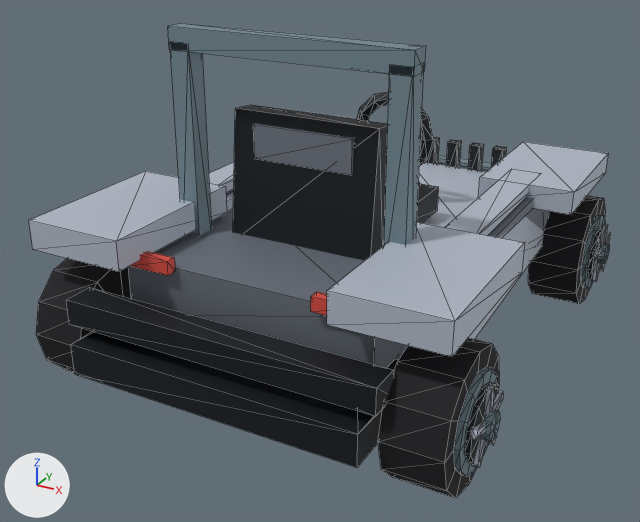
A saved change to the glTF model DLC/IronSky/assets/kart/iron-sky/renate-ironsky/kart.glb.
Rendered twice from a camera (50 mm lens) standing at (1.91, -3.85, 2.29) and looking at (-0.11, -0.18, 0.45). The axes (+X, +Y, +Z) are drawn at lower left. The lights are the same throughout. The first picture is the older version. Mesh edges are drawn as thin lines. Where no turn or scale is listed for an object, it has been applied to the vertices. Vertices at exactly the same position are counted once.

In view in the first picture: 'chassis', 'wheel-front-right', 'wheel-rear-left', 'wheel-rear-right'.
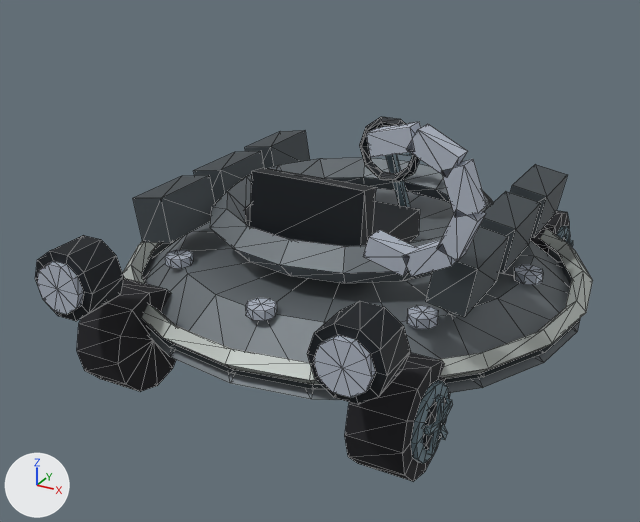
Patch to the scene script:
```diff
--- a/DLC/IronSky/assets/kart/iron-sky/renate-ironsky/kart.glb.py
+++ b/DLC/IronSky/assets/kart/iron-sky/renate-ironsky/kart.glb.py
@@ me_wheel_rear_left @@
-me_wheel_rear_left.from_pydata(...)  # 132 vertices, 228 faces; spans x -0.22..0.135, y -0.31..0.31, z -0.31..0.31
+me_wheel_rear_left.from_pydata(...)  # 113 vertices, 196 faces; spans x -0.182..0.125, y -0.25..0.25, z -0.25..0.25
+# me_wheel_rear_left part 1: the loose piece of 26 vertices spanning x -0.135..0.135, y -0.31..0.31, z -0.31..0.31 is rebuilt with 51 vertices and now spans x -0.149..0.125, y -0.25..0.25, z -0.25..0.25
+# other edits to the shape of me_wheel_rear_left do not show in these pictures
 me_wheel_rear_left.materials.append(mat_wheel_vertex_colours)
@@ me_wheel_front_right @@
-me_wheel_front_right.from_pydata(...)  # 132 vertices, 228 faces; spans x -0.135..0.22, y -0.31..0.31, z -0.31..0.31
+me_wheel_front_right.from_pydata(...)  # 113 vertices, 196 faces; spans x -0.125..0.182, y -0.25..0.25, z -0.25..0.25
+# me_wheel_front_right part 2: a new loose piece, a box spanning x 0.158..0.182, y -0.015..0.015, z 0.0..0.125, in mat_wheel_vertex_colours
+# me_wheel_front_right part 3: the loose piece of 26 vertices spanning x -0.135..0.135, y -0.31..0.31, z -0.31..0.31 is rebuilt with 51 vertices and now spans x -0.125..0.149, y -0.25..0.25, z -0.25..0.25
+# me_wheel_front_right part 4: 106 vertices removed from x 0.133..0.22, y -0.217..0.217, z -0.217..0.217; 32 vertices added at x 0.158..0.182, y -0.124..0.124, z -0.11..0.053
+# other edits to the shape of me_wheel_front_right do not show in these pictures
 me_wheel_front_right.materials.append(mat_wheel_vertex_colours)
@@ me_wheel_rear_right @@
-me_wheel_rear_right.from_pydata(...)  # 132 vertices, 228 faces; spans x -0.135..0.22, y -0.31..0.31, z -0.31..0.31
+me_wheel_rear_right.from_pydata(...)  # 113 vertices, 196 faces; spans x -0.125..0.182, y -0.25..0.25, z -0.25..0.25
+# me_wheel_rear_right part 5: a new loose piece, a 10-sided cylinder along x spanning x 0.14..0.165, y -0.107..0.107, z -0.112..0.113, in mat_wheel_vertex_colours
+# me_wheel_rear_right part 6: a new loose piece, a box spanning x 0.158..0.182, y -0.015..0.015, z 0.0..0.125, in mat_wheel_vertex_colours
+# me_wheel_rear_right part 7: the loose piece of 26 vertices spanning x -0.135..0.135, y -0.31..0.31, z -0.31..0.31 is rebuilt with 51 vertices and now spans x -0.125..0.149, y -0.25..0.25, z -0.25..0.25
+# me_wheel_rear_right part 8: 106 vertices removed from x 0.133..0.22, y -0.217..0.217, z -0.217..0.217; 32 vertices added at x 0.158..0.182, y -0.124..0.124, z -0.11..0.053
 me_wheel_rear_right.materials.append(mat_wheel_vertex_colours)
@@ ob_chassis @@
-ob_chassis = bpy.data.objects.new('chassis', me_chassis)
@@ ob_wheel_rear_left @@
 ob_wheel_rear_left = bpy.data.objects.new('wheel-rear-left', me_wheel_rear_left)
-ob_wheel_rear_left.location = (-0.88, -0.975, 0.31)
+ob_wheel_rear_left.location = (-0.7, -0.98, 0.25)
@@ ob_wheel_front_right @@
 ob_wheel_front_right = bpy.data.objects.new('wheel-front-right', me_wheel_front_right)
-ob_wheel_front_right.location = (0.88, 0.975, 0.31)
+ob_wheel_front_right.location = (0.7, 0.98, 0.25)
@@ ob_wheel_rear_right @@
 ob_wheel_rear_right = bpy.data.objects.new('wheel-rear-right', me_wheel_rear_right)
-ob_wheel_rear_right.location = (0.88, -0.975, 0.31)
+ob_wheel_rear_right.location = (0.7, -0.98, 0.25)
@@ ob_identity_saucer_motif_thrusters @@
+ob_identity_saucer_motif_thrusters = bpy.data.objects.new('identity-saucer-motif-thrusters', me_identity_saucer_motif_thrusters)  # 88 vertices, 160 faces; spans x -0.83..0.83, y -1.44..-1.21, z 0.54..0.84
+ob_identity_saucer_motif_thrusters.location = (0.0, 0.0, 0.0)
@@ ob_identity_saucer_motif_moon @@
+ob_identity_saucer_motif_moon = bpy.data.objects.new('identity-saucer-motif-moon', me_identity_saucer_motif_moon)  # 48 vertices, 72 faces; spans x 0.521..0.972, y -0.985..-0.895, z 0.868..1.452
+ob_identity_saucer_motif_moon.location = (0.0, 0.0, 0.0)
@@ ob_identity_saucer_motif_armor @@
+ob_identity_saucer_motif_armor = bpy.data.objects.new('identity-saucer-motif-armor', me_identity_saucer_motif_armor)  # 48 vertices, 72 faces; spans x -0.89..0.89, y -0.68..0.72, z 0.59..0.85
+ob_identity_saucer_motif_armor.location = (0.0, 0.0, 0.0)
@@ ob_identity_saucer_driver_cockpit @@
+ob_identity_saucer_driver_cockpit = bpy.data.objects.new('identity-saucer-driver-cockpit', me_identity_saucer_driver_cockpit)  # 80 vertices, 140 faces; spans x -0.3..0.3, y -0.557..0.679, z 0.459..1.086
+ob_identity_saucer_driver_cockpit.location = (0.0, 0.0, 0.0)
@@ ob_identity_saucer_saucer_double_rim @@
+ob_identity_saucer_saucer_double_rim = bpy.data.objects.new('identity-saucer-saucer-double-rim', me_identity_saucer_saucer_double_rim)  # 388 vertices, 704 faces; spans x -1.21..1.21, y -1.21..1.21, z 0.22..0.77
+ob_identity_saucer_saucer_double_rim.location = (0.0, 0.0, 0.0)
```

Changed parts and their boxes [x1, y1, x2, y2] in the pictures (640 x 522 px):
'chassis', deleted: before [29, 23, 608, 467]
'identity-saucer-saucer-double-rim', added: after [123, 158, 593, 400]
'wheel-rear-right', reshaped, moved (14% narrower, 20% shorter): before [378, 338, 504, 498]; after [345, 353, 453, 481]
'identity-saucer-motif-armor', added: after [133, 130, 567, 317]
'identity-saucer-motif-thrusters', added: after [35, 235, 411, 405]
'wheel-rear-left', reshaped, moved: before [36, 258, 131, 372]; after [77, 279, 176, 392]
'identity-saucer-driver-cockpit', added: after [250, 117, 420, 246]
'identity-saucer-motif-moon', added: after [363, 122, 487, 277]
'wheel-front-right', reshaped, moved: before [529, 196, 610, 304]; after [530, 211, 573, 253]
part 2 of me_wheel_front_right, added: after [564, 234, 570, 244]
part 3 of me_wheel_front_right, rebuilt: before [529, 196, 605, 304]; after [530, 211, 570, 253]
part 4 of me_wheel_front_right, cut back (mostly hidden afterwards): before [581, 214, 610, 289]; after [569, 240, 573, 247]
part 5 of me_wheel_rear_right, added: after [423, 397, 446, 450]
part 6 of me_wheel_rear_right, added: after [435, 395, 444, 426]
part 7 of me_wheel_rear_right, rebuilt (13% narrower, 20% shorter): before [378, 338, 499, 498]; after [345, 353, 450, 481]
part 8 of me_wheel_rear_right, cut back: before [454, 367, 504, 477]; after [424, 399, 453, 455]
